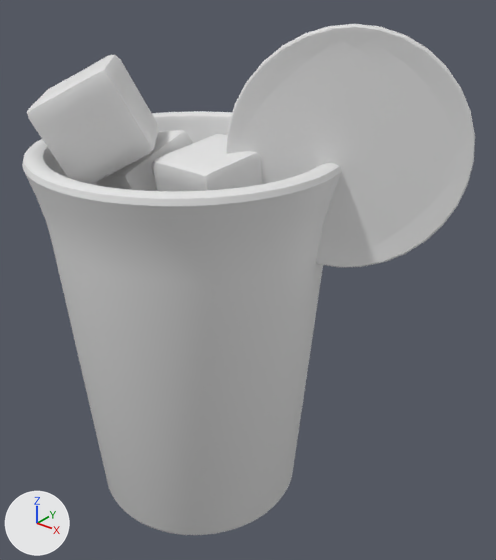
The OBJ model public/assets/drink-baked/blog0117.obj as it was, and as the next commit left it.
Rendered twice from a 50 mm camera at (4.23, -4.43, 5.31) aimed at (0.56, 0.16, 2.47). The axes (+X, +Y, +Z) are drawn at lower left. The lights are the same throughout. The picture after the commit comes second. Where no turn or scale is listed for an object, it has been applied to the vertices.
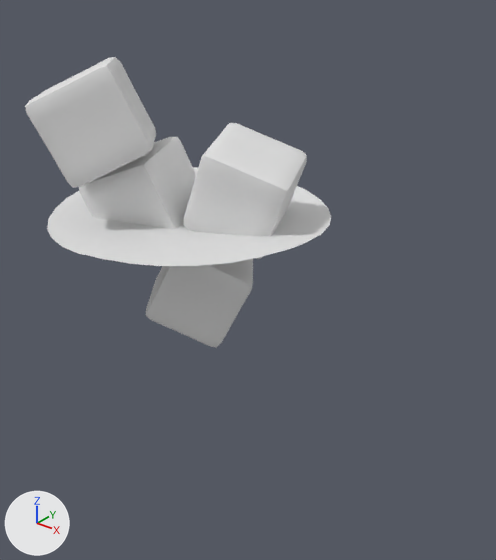
Location of each change, (x1, y1, x2, y2) in pixels of the pictures (496 x 560 px; the box of a moved part takes in the faces that stretch with it):
'Cylinder', deleted
    before: (22, 111, 341, 535)
'Circle.001', deleted
    before: (226, 24, 475, 267)
'Cube.002', reshaped
    before: (152, 134, 262, 191)
    after: (184, 123, 307, 259)
'Cube.003', reshaped
    before: (27, 55, 159, 184)
    after: (25, 57, 156, 188)
'Cube.001', reshaped
    before: (94, 130, 193, 191)
    after: (79, 137, 196, 229)
part 4 of me_plane, moved or reshaped (not visible before)
    after: (47, 167, 331, 266)
'Cube', unchanged, uncovered by the edit
    after: (146, 259, 253, 348)

Patch to the scene script:
```diff
--- a/public/assets/drink-baked/blog0117.obj.py
+++ b/public/assets/drink-baked/blog0117.obj.py
@@ me_cube_001 @@
 # used by ob_cube_001; location = (0.0, 0.0, 0.0)
-me_cube_001.from_pydata(...)  # 386 vertices, 384 faces; spans x -0.988..0.044, y -0.533..0.562, z 2.657..3.776
+me_cube_001.from_pydata(...)  # 386 vertices, 384 faces; spans x -1.009..0.139, y -0.691..0.387, z 2.64..3.69
+# me_cube_001 part 1: the whole mesh is multiplied about its middle by the matrix ((0.883, -0.415, -0.217), (0.459, 0.86, 0.224), (0.094, -0.298, 0.95)), then moved by (0.037, -0.167, -0.051)
@@ me_cube_002 @@
 # used by ob_cube_002; location = (0.0, 0.0, 0.0)
-me_cube_002.from_pydata(...)  # 386 vertices, 384 faces; spans x -0.055..0.892, y -0.563..0.42, z 2.887..3.813
+me_cube_002.from_pydata(...)  # 386 vertices, 384 faces; spans x -0.08..1.099, y -0.32..0.687, z 2.81..3.873
+# me_cube_002 part 2: the whole mesh is multiplied about its middle by the matrix ((0.197, -0.946, 0.258), (0.005, -0.262, -0.965), (0.98, 0.191, -0.047)), then moved by (0.091, 0.256, -0.009)
@@ me_cube_003 @@
 # used by ob_cube_003; location = (0.0, 0.0, 0.0)
-me_cube_003.from_pydata(...)  # 386 vertices, 384 faces; spans x -1.226..0.007, y -1.128..0.095, z 3.406..4.446
+me_cube_003.from_pydata(...)  # 386 vertices, 384 faces; spans x -1.19..0.048, y -1.17..0.032, z 3.417..4.464
+# me_cube_003 part 3: the whole mesh is multiplied about its middle by the matrix ((0.435, -0.503, -0.747), (-0.444, 0.602, -0.664), (0.783, 0.62, 0.038)), then moved by (0.038, -0.052, 0.014)
@@ me_plane @@
 # used by ob_plane; location = (0.0, 0.0, 0.0)
-me_plane.from_pydata(...)  # 254 vertices, 74 faces; spans x -1.31..1.31, y -1.31..1.31, z 3.05..3.11
+me_plane.from_pydata(...)  # 228 vertices, 169 faces; spans x -1.31..1.31, y -1.31..1.31, z 3.03..3.11
+# me_plane part 4: 14 vertices moved from x -1.29..1.29, y -1.3..1.3, z 3.06..3.09 to x -1.29..1.29, y -1.29..1.29, z 3.06..3.09; 162 vertices removed from x -1.3..1.3, y -1.3..1.3, z 3.05..3.11; 136 vertices added at x -1.3..1.3, y -1.3..1.3, z 3.03..3.11
@@ ob_circle_001 @@
-ob_circle_001 = bpy.data.objects.new('Circle.001', me_circle_001)
-ob_circle_001.location = (0.0, 0.0, 0.0)
@@ ob_cylinder @@
-ob_cylinder = bpy.data.objects.new('Cylinder', me_cylinder)
-ob_cylinder.location = (0.0, 0.0, 0.0)
```
